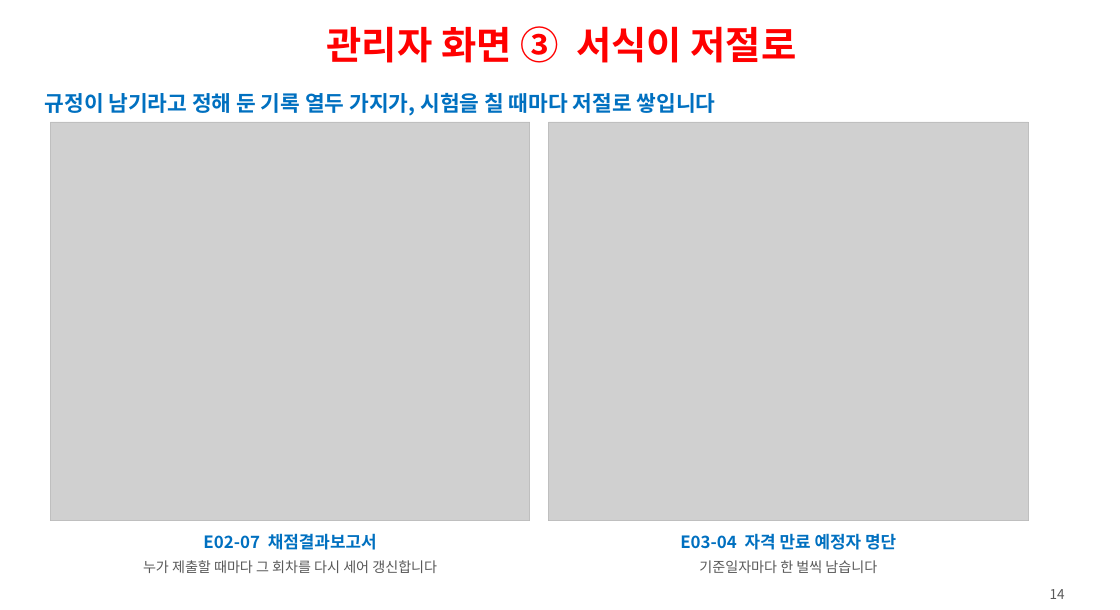
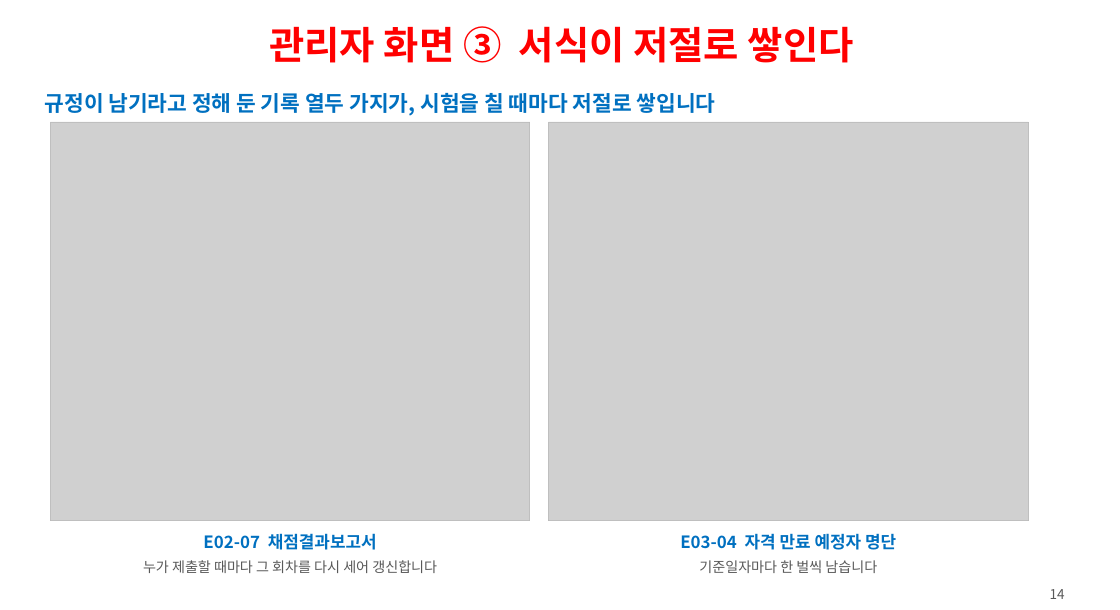
Before and after one commit to ys1277-sys/HIENDT-CBT, a slide deck: slide 14 of docs/발표자료-CBT-2026-08.pptx. Drawn at 1120x610 pixels with LibreOffice and Linux fonts; fonts in the diff are those of the drawing; grey boxes stand for pictures. Boxes give left, top, right and bottom in pixels: in the first picture for what was removed or moved away, otherwise in the second. Text is boxed around its words. In the diff, an @@ line names an element or a change of style, - is before the commit and + after.

```diff
--- a/docs/발표자료-CBT-2026-08.pptx
+++ b/docs/발표자료-CBT-2026-08.pptx
@@ text at (269, 26, 854, 63): text changed @@
-관리자 화면 ③ 서식이 저절로
+관리자 화면 ③ 서식이 저절로 쌓인다
```
Also in this commit, not shown: 11 other slides changed, 1 other file.
